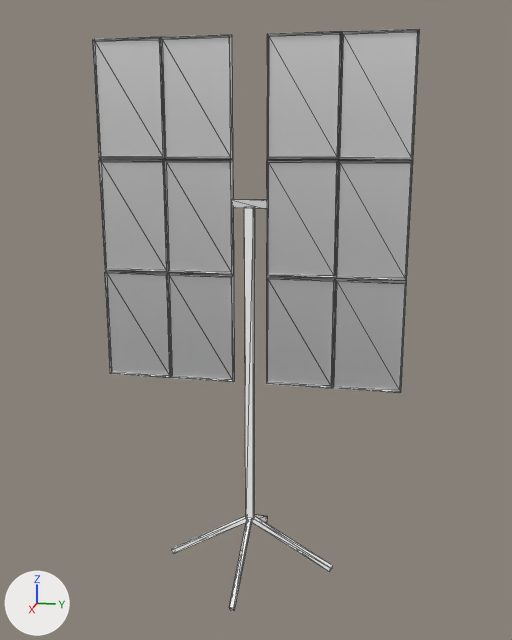
Renders of the glTF model models/panel.glb from each side of a commit.
Rendered twice from a 50 mm camera at (12.13, 2.54, 5.8) aimed at (-0.03, 0.11, 2.76). The axes (+X, +Y, +Z) are drawn at lower left. The lights are the same throughout. The picture after the commit comes second. Mesh edges are drawn as thin lines. Where no turn or scale is listed for an object, it has been applied to the vertices.

In view in the first picture: 'Base', 'Panel'.
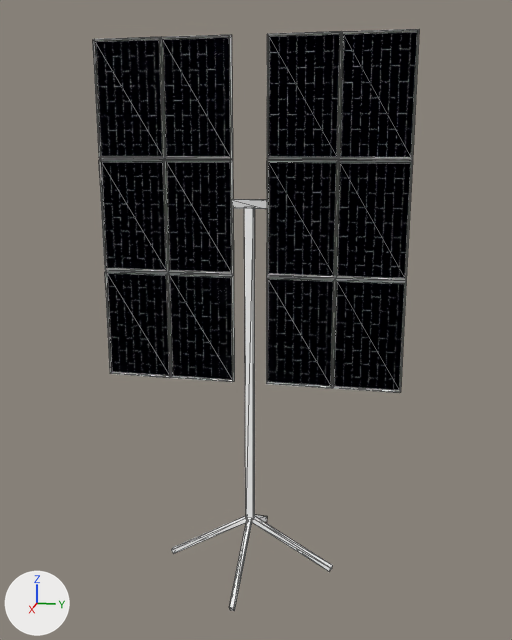
Commit message: panel y decoración añadida

Edits to the bpy script that builds the scene:
```text
Add img_panel_brick:
    img_panel_brick = load_image('panel_brick', '_unpacked/panel_brick', 512, 512, 'sRGB')
Change mat_материал:
    where n0 = _N.new('ShaderNodeBsdfPrincipled'); n0.name = 'Principled BSDF'
    remove n0.inputs[0].default_value = (1.0, 1.0, 1.0, 1.0)  # 'Base Color', white #ffffff
    add n2 = _N.new('ShaderNodeTexImage'); n2.name = 'Image Texture'
    add n2.image = img_panel_brick
    add n3 = _N.new('ShaderNodeMapping'); n3.name = 'Mapping'
    add n3.inputs[3].default_value = (8.3, 8.3, 1.0)  # 'Scale'
    add n4 = _N.new('ShaderNodeUVMap'); n4.name = 'UV Map'
    add n4.uv_map = 'UVMap'
    add _L.new(n2.outputs[0], n0.inputs[0])  # 'Color' to 'Base Color'
    add _L.new(n3.outputs[0], n2.inputs[0])  # 'Vector' to 'Vector'
    add _L.new(n4.outputs[0], n3.inputs[0])  # 'UV' to 'Vector'
```

What differs and where, as boxes [x1, y1, x2, y2] in the pictures (512 x 640 px):
'Panel', surface changed (white to black)
    both: [93, 29, 419, 393]
